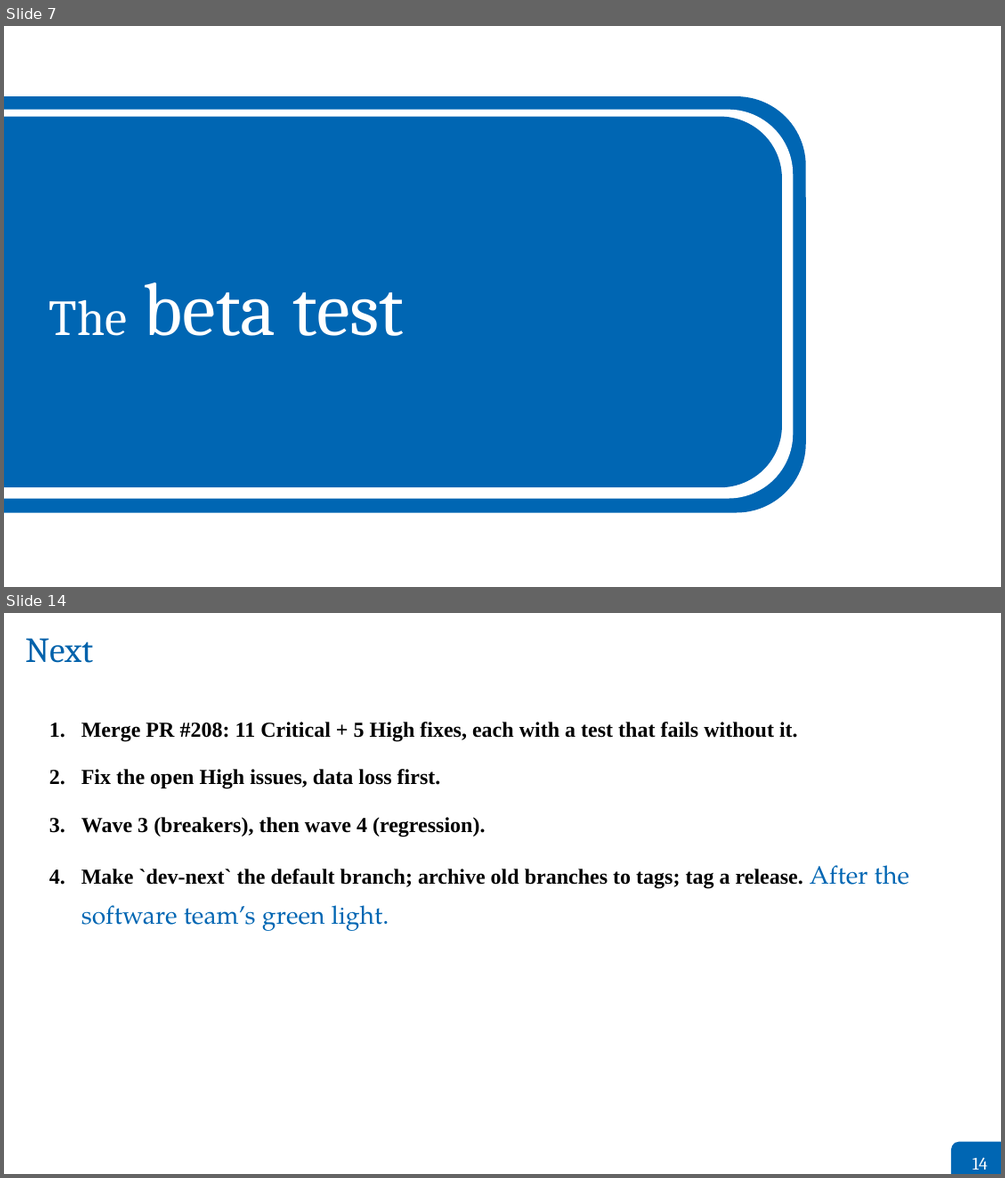
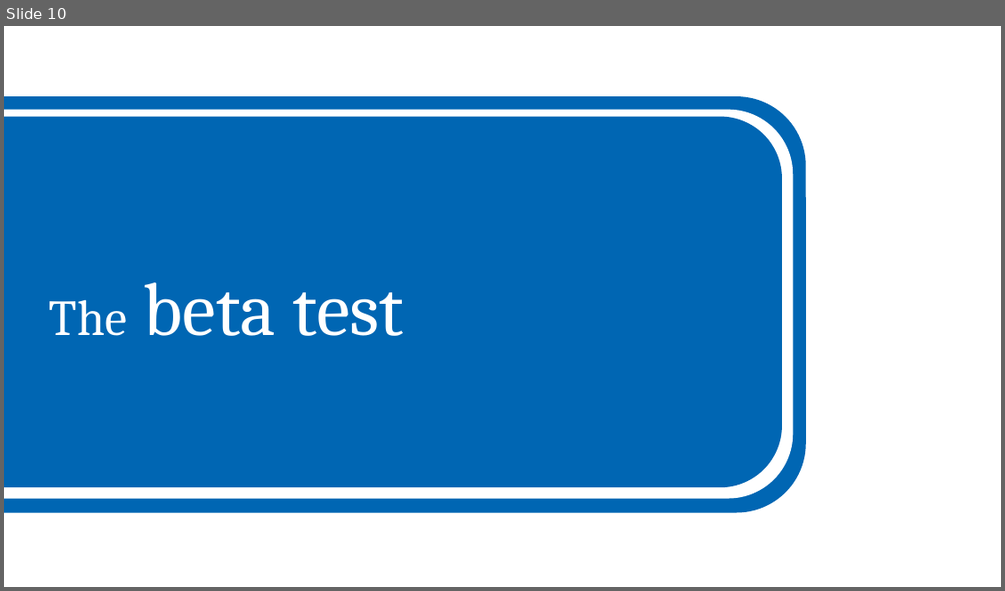
Before and after one commit to grand-mother/grand, a slide deck: resources/dev/dev-next/presentations/2026-10-01-GRAND_Weekly_Meeting/2026-10-01-Bustamante-GRAND_Weekly_Meeting.odp. Shown one above the other, each under a label of ours: slides 7 and 14 before the commit, slide 10 after it; the slides between them are not shown. The pictures are 1005x1178 and 1005x591 pixels, drawn with LibreOffice and Linux fonts; fonts in the diff are those of the drawing. Boxes give left, top, right and bottom in pixels: in the first picture for what was removed or moved away, otherwise in the second. Text is boxed around its words. In the diff, an @@ line names an element or a change of style, - is before the commit and + after.

```diff
--- a/resources/dev/dev-next/presentations/2026-10-01-GRAND_Weekly_Meeting/2026-10-01-Bustamante-GRAND_Weekly_Meeting.odp
+++ b/resources/dev/dev-next/presentations/2026-10-01-GRAND_Weekly_Meeting/2026-10-01-Bustamante-GRAND_Weekly_Meeting.odp
@@ slide 14 removed at (4,613,1001,1174), background #FFFFFF @@
@@ title removed at (25,638,93,663) @@
-Next
@@ text removed at (49,722,910,931) @@
-1. Merge PR #208: 11 Critical + 5 High fixes, each with a test that fails without it.
-2. Fix the open High issues, data loss first.
-3. Wave 3 (breakers), then wave 4 (regression).
-4. Make `dev-next` the default branch; archive old branches to tags; tag a release. After the software team’s green light.
@@ rounded rectangle removed at (951,1142,1001,1174) @@
@@ text removed at (972,1157,987,1169) @@
-14
@@ what was slide 7 is now slide 10 @@
```
Also in this commit, not shown: 7 slides changed, 9 slides added, 3 other slides removed, 9 other files.
